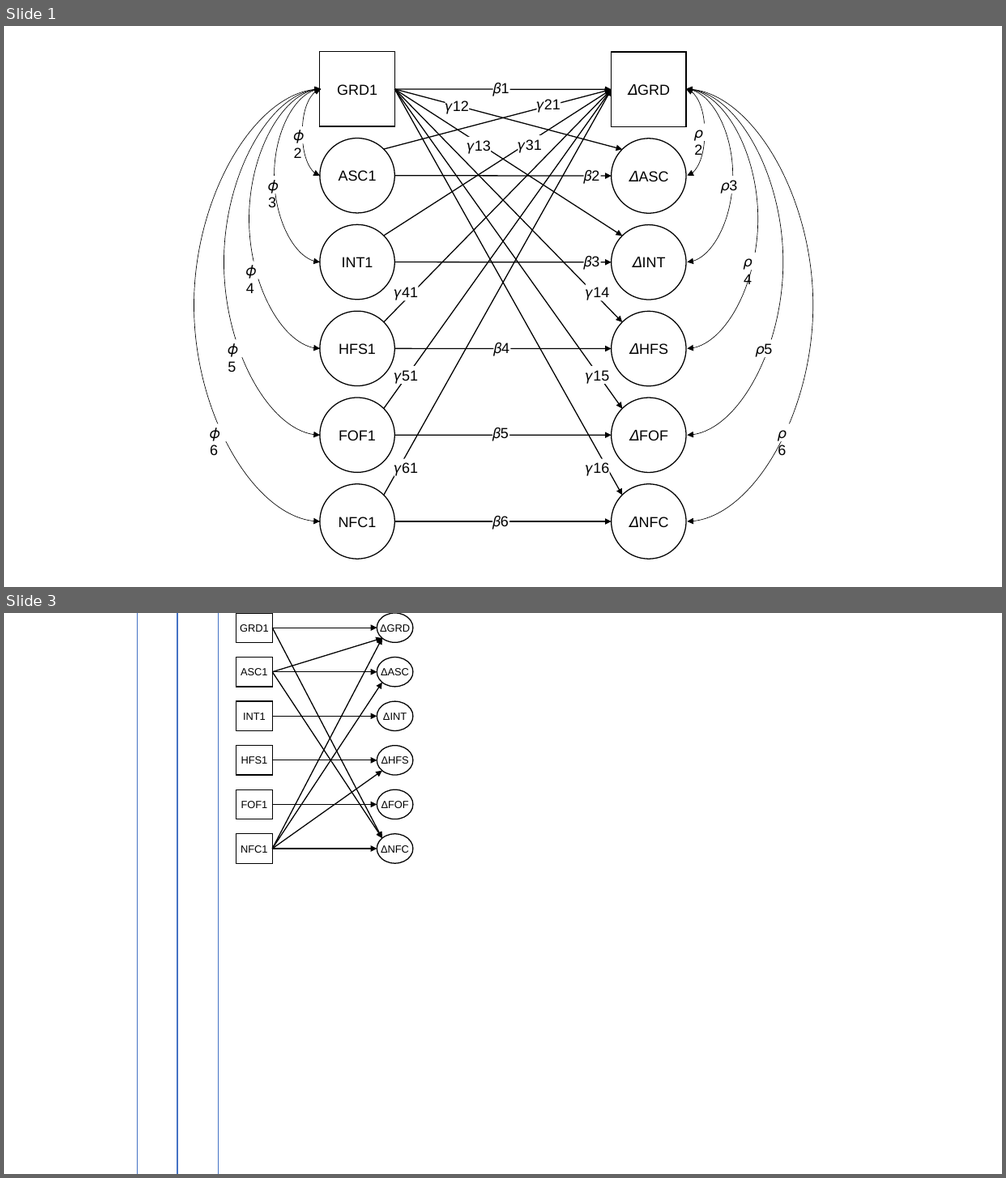
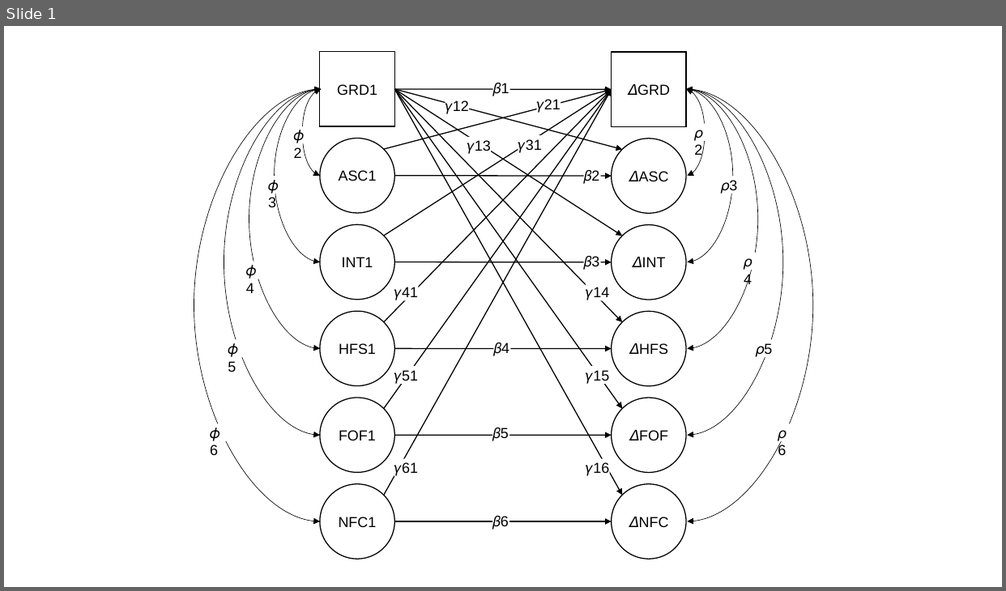
Before and after one commit to alex-strobel/NFC-Grades, a slide deck: Manuscript/lcsm.pptx. Shown one above the other, each under a label of ours: slides 1 and 3 before the commit, slide 1 after it; the slides between them are not shown. The pictures are 1006x1178 and 1006x591 pixels, drawn with LibreOffice and Linux fonts; fonts in the diff are those of the drawing. Boxes give left, top, right and bottom in pixels: in the first picture for what was removed or moved away, otherwise in the second. Text is boxed around its words. In the diff, an @@ line names an element or a change of style, - is before the commit and + after.

```diff
--- a/Manuscript/lcsm.pptx
+++ b/Manuscript/lcsm.pptx
@@ slide 3 removed at (4,613,1002,1174), background #FFFFFF @@
@@ line removed from (137, 613) to (137, 1174) @@
@@ line removed from (177, 613) to (177, 1174) @@
@@ line removed from (177, 613) to (177, 1174) @@
@@ line removed from (218, 613) to (218, 1174) @@
@@ rectangle removed at (236,613,272,642) @@
-GRD1
@@ arrow removed from (273, 628) to (377, 628) @@
@@ arrow removed from (273, 628) to (382, 838) @@
@@ ellipse removed at (377,613,413,642) @@
-ΔGRD
@@ rectangle removed at (236,658,272,687) @@
-ASC1
@@ arrow removed from (273, 849) to (382, 638) @@
@@ arrow removed from (273, 672) to (382, 638) @@
@@ ellipse removed at (377,658,413,687) @@
-ΔASC
@@ arrow removed from (273, 672) to (377, 672) @@
@@ arrow removed from (273, 849) to (382, 683) @@
@@ arrow removed from (273, 672) to (382, 838) @@
@@ rectangle removed at (236,701,272,730) @@
-INT1
@@ ellipse removed at (377,701,413,730) @@
-ΔINT
@@ arrow removed from (273, 717) to (377, 717) @@
@@ rectangle removed at (236,746,272,775) @@
-HFS1
@@ ellipse removed at (377,746,413,775) @@
-ΔHFS
@@ arrow removed from (273, 760) to (377, 760) @@
@@ arrow removed from (273, 849) to (382, 771) @@
@@ rectangle removed at (236,790,272,819) @@
-FOF1
@@ arrow removed from (273, 805) to (377, 805) @@
@@ ellipse removed at (377,790,413,819) @@
-ΔFOF
@@ rectangle removed at (236,834,272,863) @@
-NFC1
@@ arrow removed from (273, 849) to (377, 849) @@
@@ ellipse removed at (377,834,413,863) @@
-ΔNFC
```
Also in this commit, not shown: 1 other slide removed, 35 other files.
